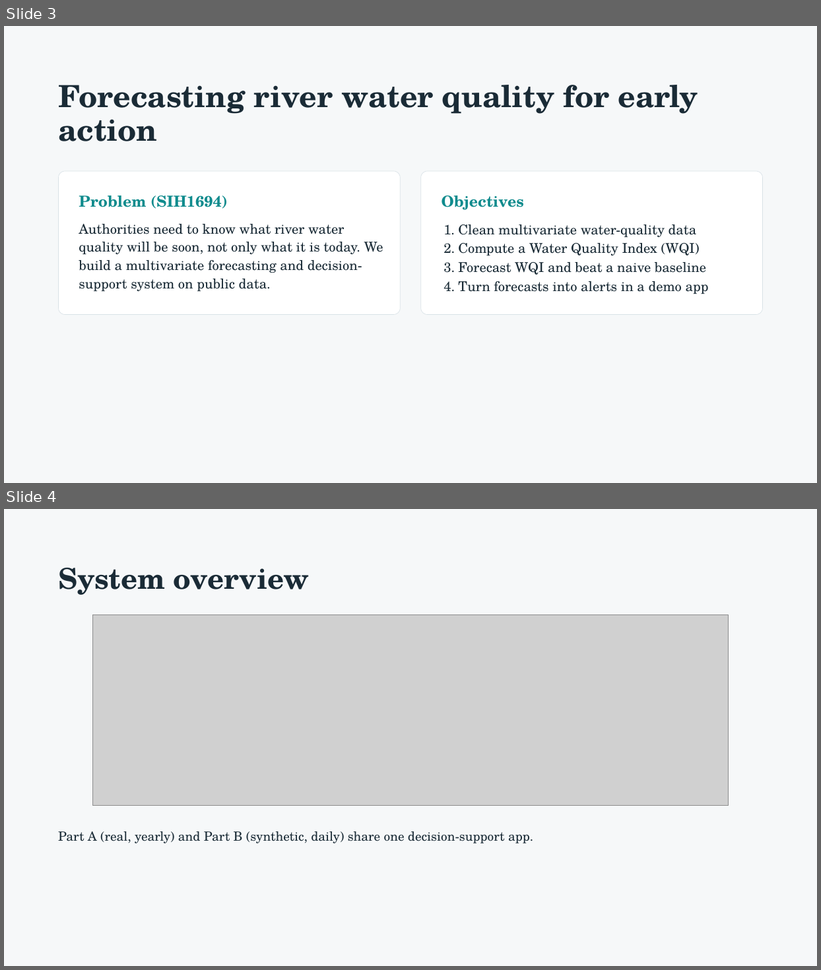
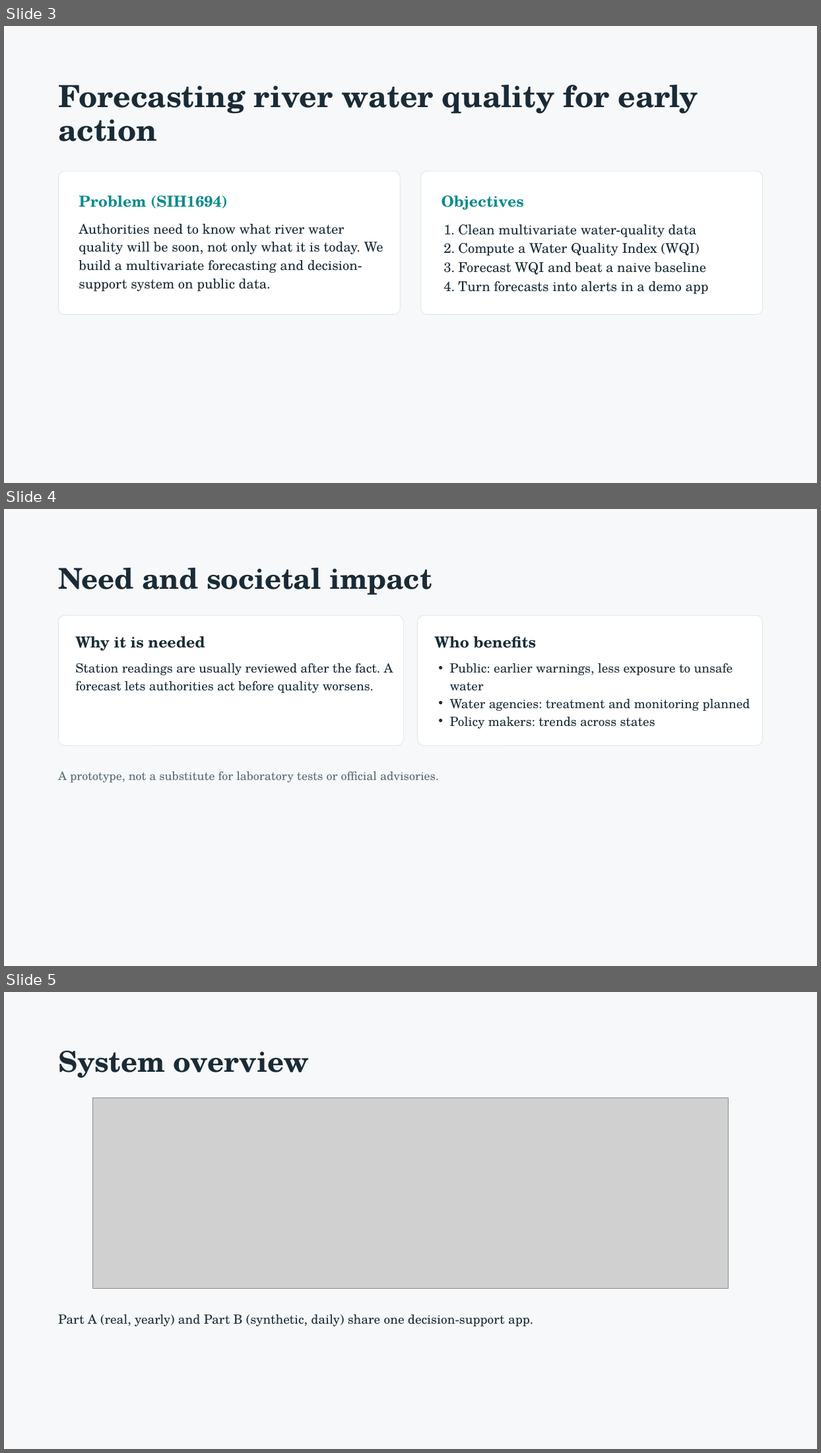
Before and after one commit to princesahu500000-cpu/ai-water-quality-forecasting, a slide deck: report/AI Water Quality Forecasting System - CSE276 CA1 (P18).pptx. Shown one above the other, each under a label of ours: slides 3 and 4 before the commit, slides 3, 4 and 5 after it. The pictures are 821x970 and 821x1453 pixels, drawn with LibreOffice and Linux fonts; fonts in the diff are those of the drawing; grey boxes stand for pictures. Boxes give left, top, right and bottom in pixels: in the first picture for what was removed or moved away, otherwise in the second. Text is boxed around its words. In the diff, an @@ line names an element or a change of style, - is before the commit and + after.

```diff
--- a/report/AI Water Quality Forecasting System - CSE276 CA1 (P18).pptx
+++ b/report/AI Water Quality Forecasting System - CSE276 CA1 (P18).pptx
@@ slide 4 added at box(4, 509, 817, 966), background #F6F8F9 @@
@@ title added at box(58, 568, 432, 595), 34 pt, text #1A2B36, bold @@
+Need and societal impact
@@ rounded rectangle added at box(58, 616, 403, 747), fill #FFFFFF, outline #D9E2E7 0.5 pt @@
@@ rounded rectangle added at box(418, 616, 763, 747), fill #FFFFFF, outline #D9E2E7 0.5 pt @@
@@ text added at box(75, 636, 205, 651), 18 pt, text #1A2B36, bold @@
+Why it is needed
@@ text added at box(434, 636, 536, 648), 18 pt, text #1A2B36, bold @@
+Who benefits
@@ text added at box(75, 663, 393, 693), 15 pt, text #1A2B36 @@
+Station readings are usually reviewed after the fact. A forecast lets authorities act before quality worsens.
@@ text added at box(450, 663, 750, 729), 15 pt, text #1A2B36 @@
+• Public: earlier warnings, less exposure to unsafe water
+• Water agencies: treatment and monitoring planned
+• Policy makers: trends across states
@@ text added at box(58, 772, 439, 783), 14 pt, text #5A6B76 @@
+A prototype, not a substitute for laboratory tests or official advisories.
@@ what was slide 4 is now slide 5 @@
```
Also in this commit, not shown: 4 slides changed, 3 other slides added, 1 other file.
